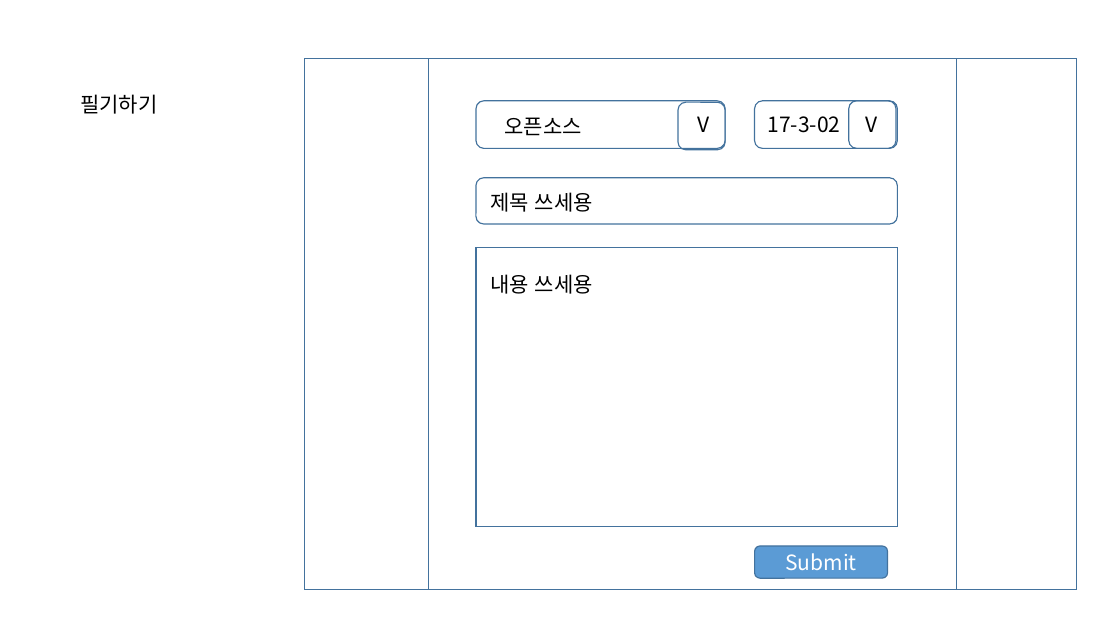
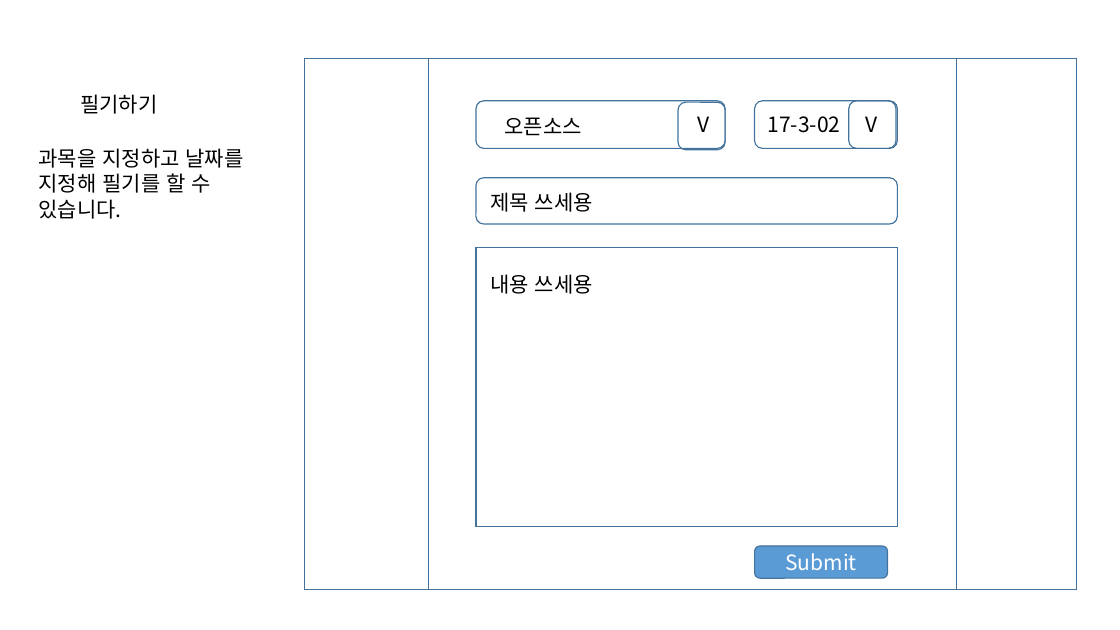
Before and after one commit to masima305/opensourceClass, a slide deck: slide 11 of project#1/메모장 기획.pptx (slide 9 before the commit). Drawn at 1120x630 pixels with LibreOffice and Linux fonts; fonts in the diff are those of the drawing. Boxes give left, top, right and bottom in pixels: in the first picture for what was removed or moved away, otherwise in the second. Text is boxed around its words. In the diff, an @@ line names an element or a change of style, - is before the commit and + after.

```diff
--- a/project#1/메모장 기획.pptx
+++ b/project#1/메모장 기획.pptx
@@ text added at (39,148,244,219), 18 pt, text #000000 @@
+과목을 지정하고 날짜를 지정해 필기를 할 수 있습니다.
```
Also in this commit, not shown: 6 other slides changed, 2 slides added.
